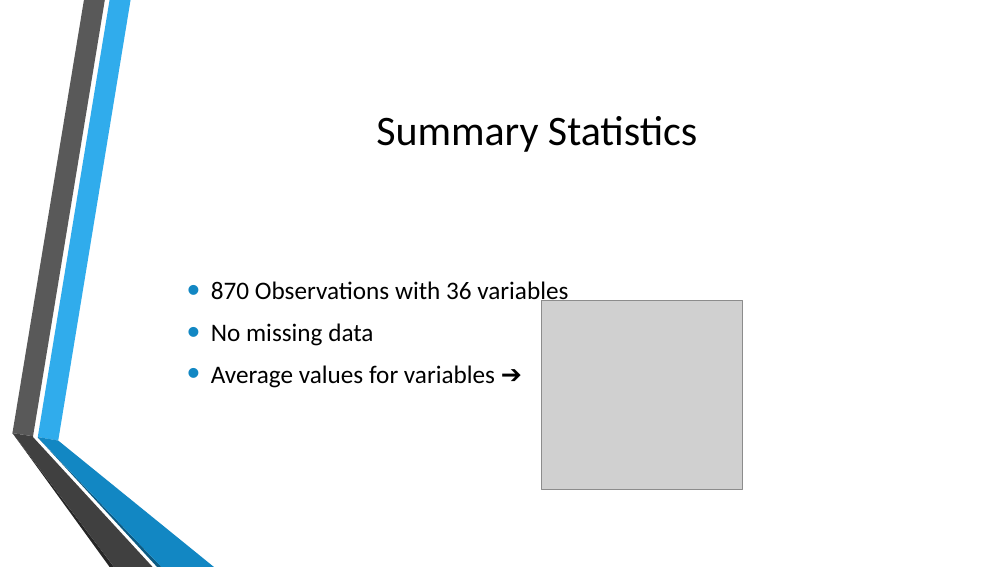
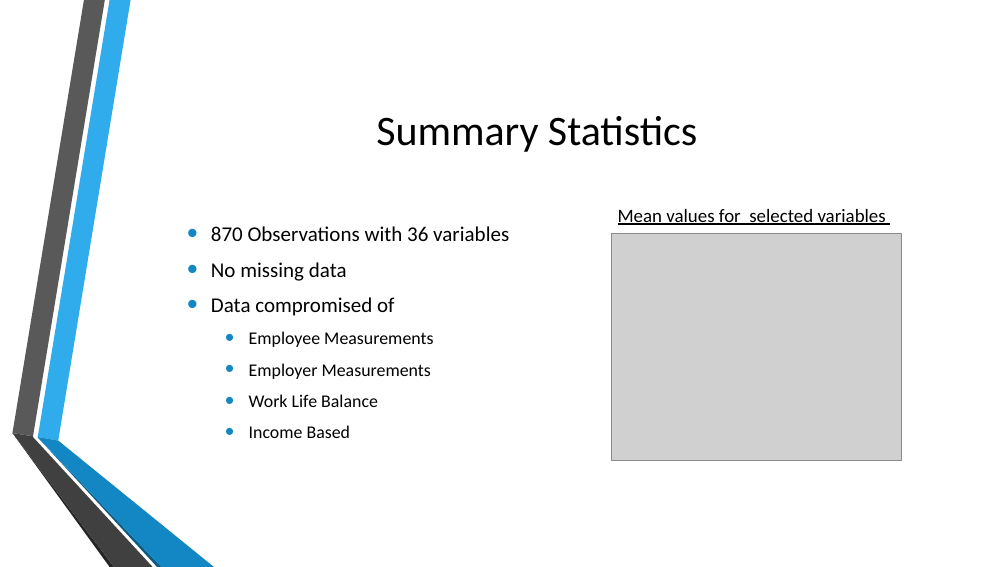
Before and after one commit to jherbaugh/CaseStudy2DDS, a slide deck: slide 4 of DDS Analytics Presentation.pptx (slide 3 before the commit). Drawn at 1008x567 pixels with LibreOffice and Linux fonts; fonts in the diff are those of the drawing; grey boxes stand for pictures. Boxes give left, top, right and bottom in pixels: in the first picture for what was removed or moved away, otherwise in the second. Text is boxed around its words. In the diff, an @@ line names an element or a change of style, - is before the commit and + after.

```diff
--- a/DDS Analytics Presentation.pptx
+++ b/DDS Analytics Presentation.pptx
@@ text added at (618,209,886,225), 18 pt, text #000000, underline @@
+Mean values for selected variables
@@ text at (211,226,509,281): size 24 to 20 pt in "870 Observations with 36 variables", "No missing data" @@
@@ picture: place and size @@
-picture at (541,300,743,490)
+picture at (612,234,902,461)
@@ text at (211,297,433,438): text changed; size 24 to 17 pt @@
-• Average values for variables ➔
+• Data compromised of
+  • Employee Measurements
+  • Employer Measurements
+  • Work Life Balance
+  • Income Based
```
Also in this commit, not shown: 11 other slides changed, 3 slides added, 3 slides removed, 2 other files.
